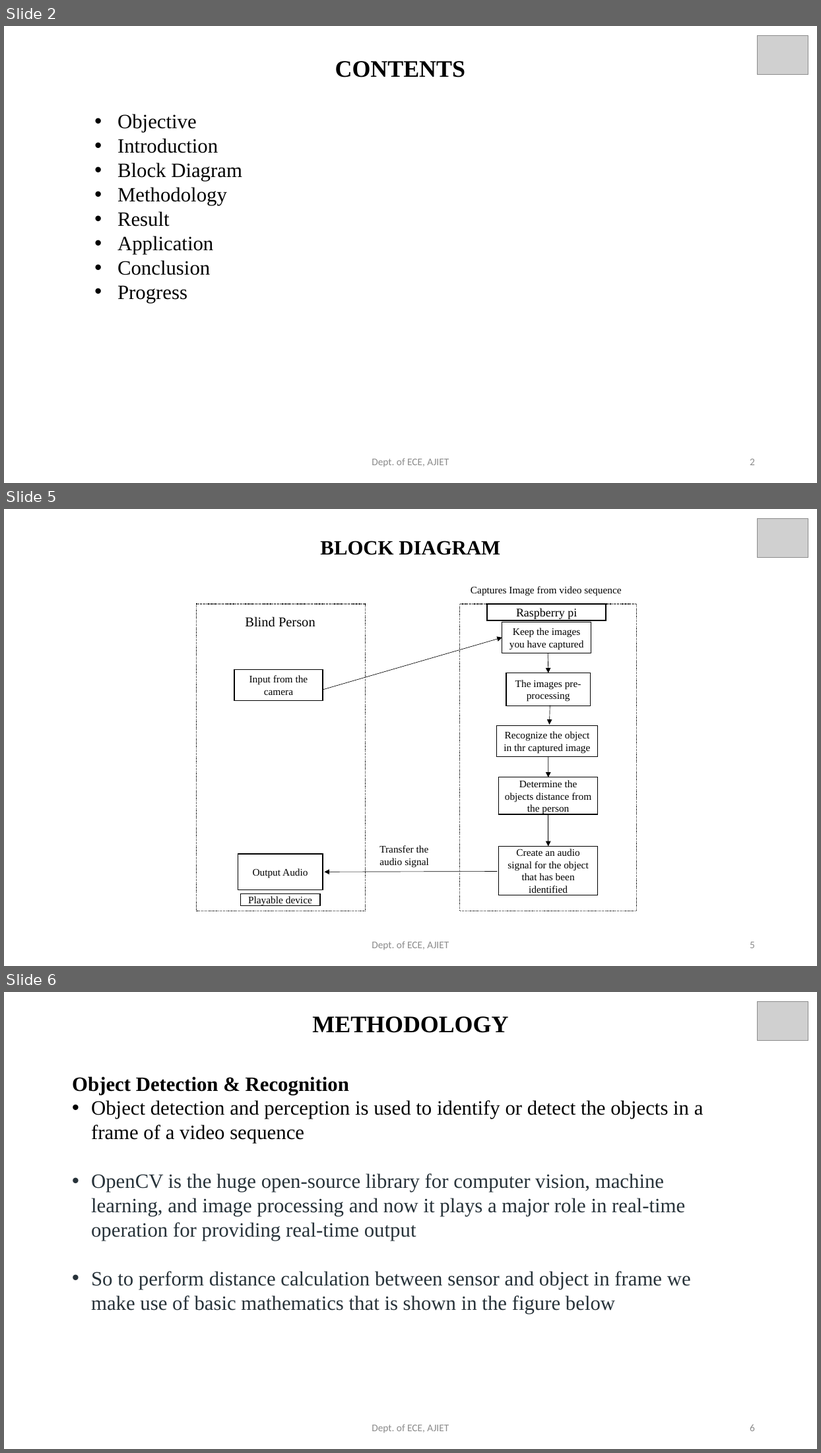
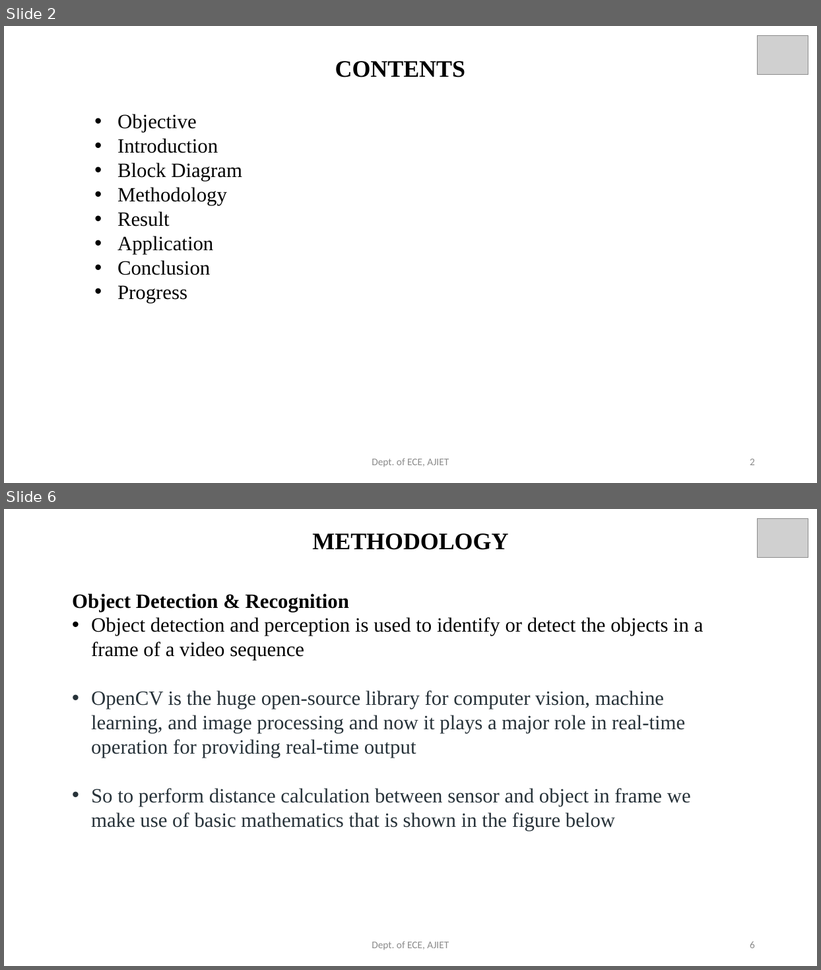
Before and after one commit to yashasshettyk/DEPT-OF-ECE-PROJECTS, a slide deck: AAB 7th SEM.pptx. Shown one above the other, each under a label of ours: slides 2, 5 and 6 before the commit, slides 2 and 6 after it; the slides between them are not shown. The pictures are 821x1453 and 821x970 pixels, drawn with LibreOffice and Linux fonts; fonts in the diff are those of the drawing; grey boxes stand for pictures. Boxes give left, top, right and bottom in pixels: in the first picture for what was removed or moved away, otherwise in the second. Text is boxed around its words. In the diff, an @@ line names an element or a change of style, - is before the commit and + after.

```diff
--- a/AAB 7th SEM.pptx
+++ b/AAB 7th SEM.pptx
@@ slide 5 removed at (4,509,817,966), background #FFFFFF @@
@@ picture removed at (757,519,809,558) @@
@@ text removed at (320,541,500,555) @@
-BLOCK DIAGRAM
@@ group removed at (197,586,637,912): 10 rectangles, 7 arrows, 3 texts @@
-Input from the camera
-Output Audio
-Raspberry pi
-Keep the images you have captured
-The images pre-processing
-Recognize the object in thr captured image
-Create an audio signal for the object that has been identified
-Determine the objects distance from the person
-Blind Person
-Captures Image from video sequence
-Transfer the
-audio signal
@@ rectangle removed at (241,894,321,906) @@
-Playable device
@@ text removed at (372,941,449,950) @@
-Dept. of ECE, AJIET
@@ page number removed at (750,942,755,949) @@
-5
```
Also in this commit, not shown: 9 slides changed, 1 other file.
